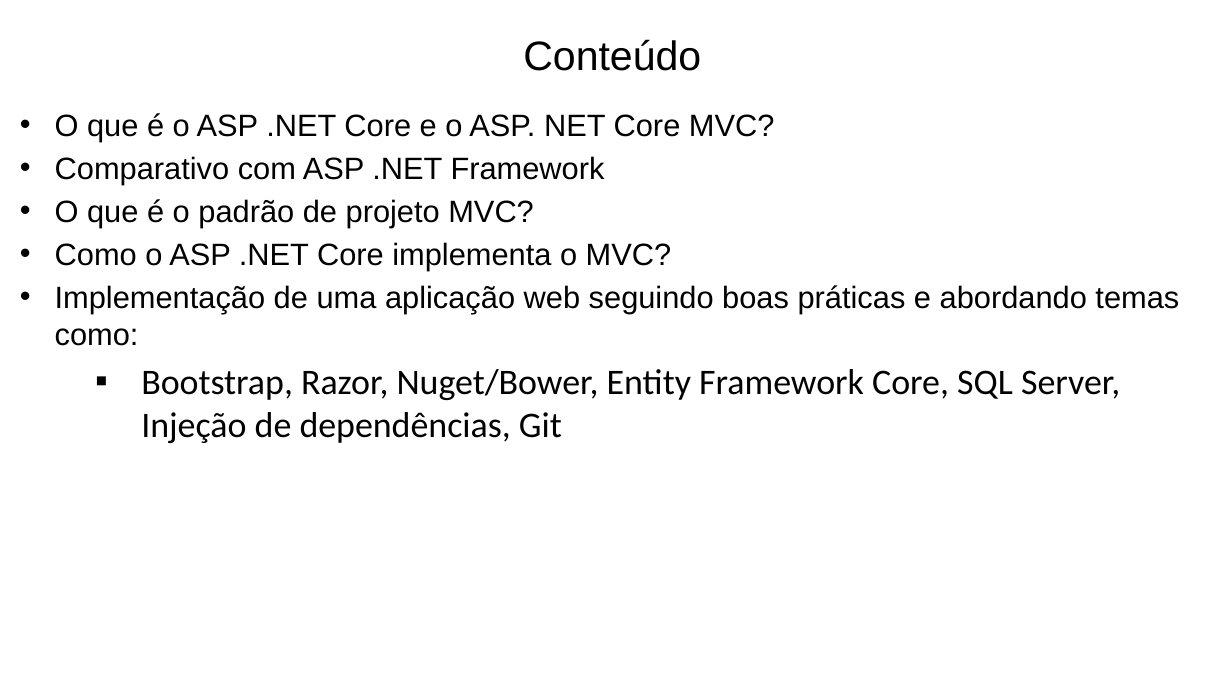
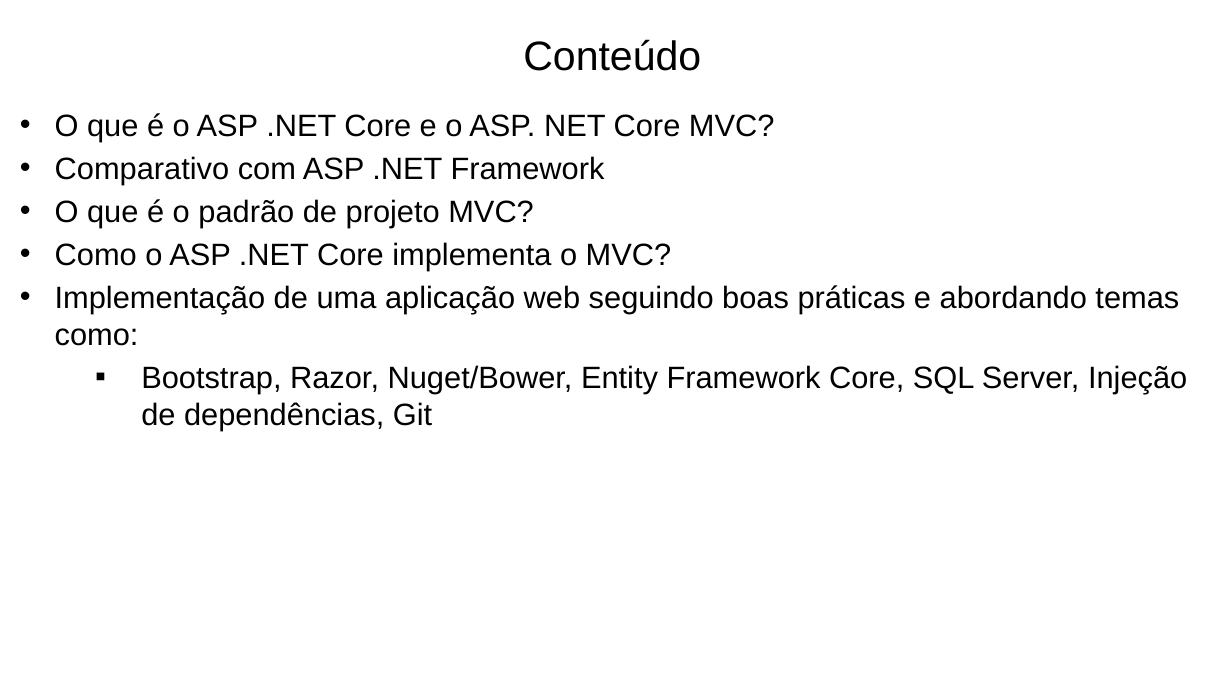
Before and after one commit to prodest/workshop-aspnet-core-mvc, a slide deck: slide 3 of workshop-aspnet-core-mvc.pptx. Drawn at 1232x693 pixels with LibreOffice and Linux fonts; fonts in the diff are those of the drawing; background and template pictures are left out. Boxes give left, top, right and bottom in pixels: in the first picture for what was removed or moved away, otherwise in the second. Text is boxed around its words. In the diff, an @@ line names an element or a change of style, - is before the commit and + after.

```diff
--- a/workshop-aspnet-core-mvc.pptx
+++ b/workshop-aspnet-core-mvc.pptx
@@ text at (141, 365, 1187, 431): size 28 to 24 pt, font Calibri to Arial in "Bootstrap, Razor, Nuget/Bower, Entity Framework Core, SQL ..." @@
```
Also in this commit, not shown: 2 other slides changed, 4 slides added.
